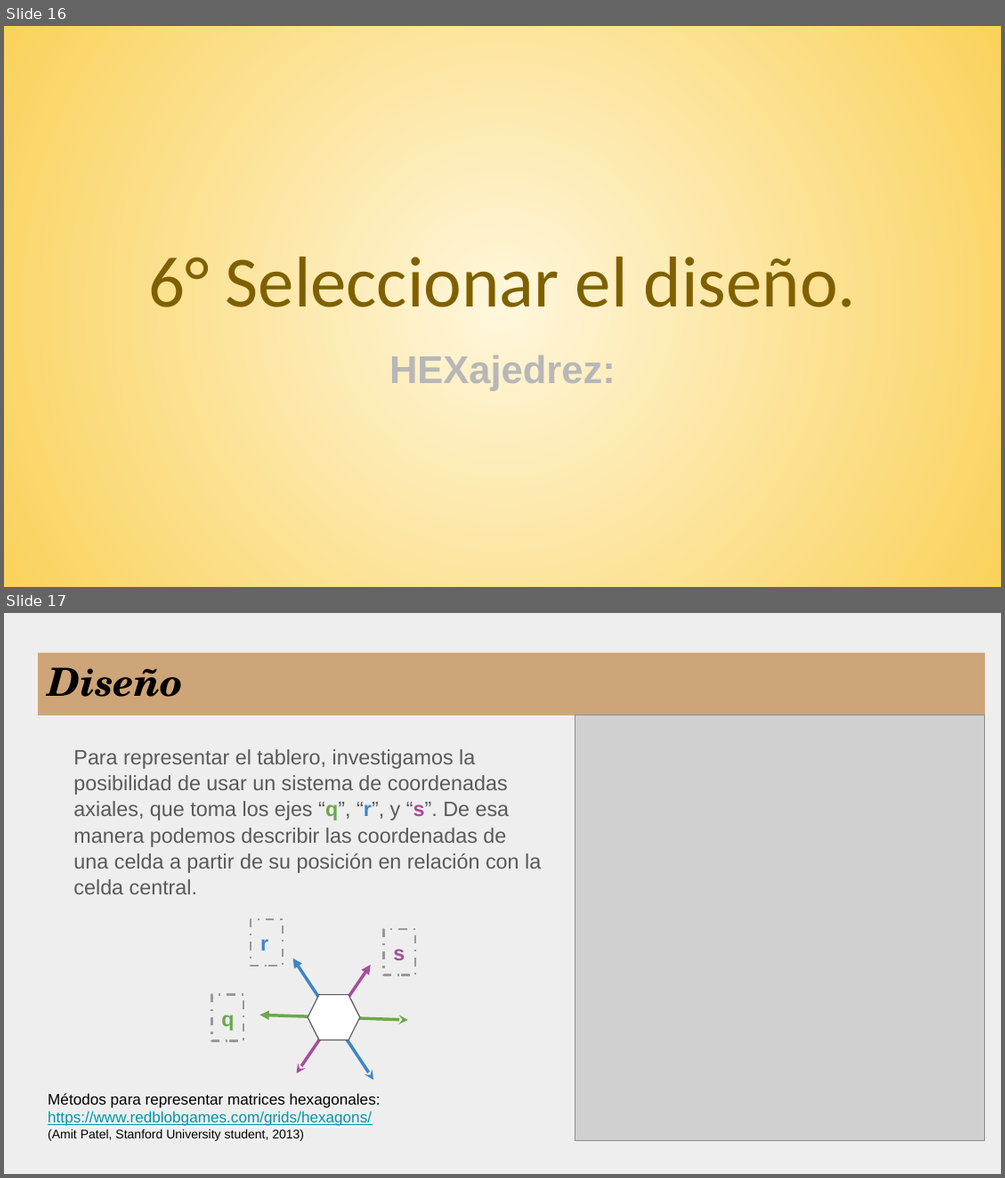
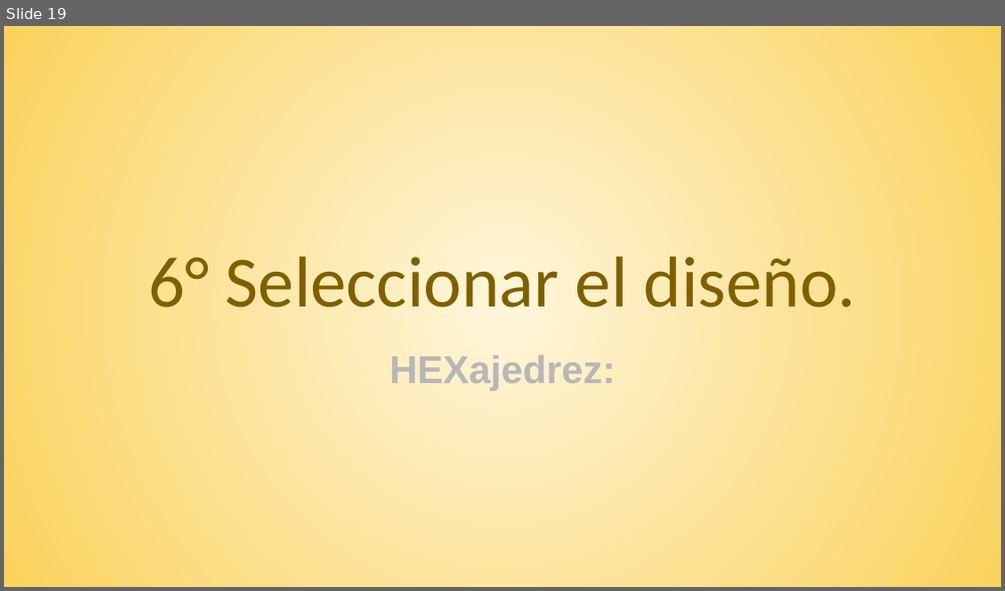
Before and after one commit to raullencinas-frm-utn/Hexajedrez, a slide deck: Hexajedrez - Presentación.odp. Shown one above the other, each under a label of ours: slides 16 and 17 before the commit, slide 19 after it. The pictures are 1005x1178 and 1005x591 pixels, drawn with LibreOffice and Linux fonts; fonts in the diff are those of the drawing; grey boxes stand for pictures. Boxes give left, top, right and bottom in pixels: in the first picture for what was removed or moved away, otherwise in the second. Text is boxed around its words. In the diff, an @@ line names an element or a change of style, - is before the commit and + after.

```diff
--- a/Hexajedrez - Presentación.odp
+++ b/Hexajedrez - Presentación.odp
@@ slide 17 removed at (x1=4, y1=613, x2=1001, y2=1174), background #EEEEEE @@
@@ title removed at (x1=38, y1=653, x2=985, y2=715) @@
-Diseño
@@ picture removed at (x1=575, y1=715, x2=985, y2=1142) @@
@@ text removed at (x1=73, y1=749, x2=541, y2=894) @@
-Para representar el tablero, investigamos la posibilidad de usar un sistema de coordenadas axiales, que toma los ejes “q”, “r”, y “s”. De esa manera podemos describir las coordenadas de una celda a partir de su posición en relación con la celda central.
@@ rectangle removed at (x1=251, y1=919, x2=283, y2=965) @@
-r
@@ rectangle removed at (x1=384, y1=929, x2=416, y2=975) @@
-s
@@ double arrow removed from (374, 1079) to (293, 958) @@
@@ double arrow removed from (296, 1073) to (371, 965) @@
@@ rectangle removed at (x1=211, y1=995, x2=243, y2=1040) @@
-q
@@ hexagon removed at (x1=308, y1=995, x2=360, y2=1039) @@
@@ double arrow removed from (408, 1020) to (260, 1014) @@
@@ text removed at (x1=48, y1=1093, x2=380, y2=1141) @@
-Métodos para representar matrices hexagonales: https://www.redblobgames.com/grids/hexagons/
-(Amit Patel, Stanford University student, 2013)
@@ what was slide 16 is now slide 19 @@
```
Also in this commit, not shown: 6 slides changed, 11 slides added, 1 other slide removed, 1 other file.
